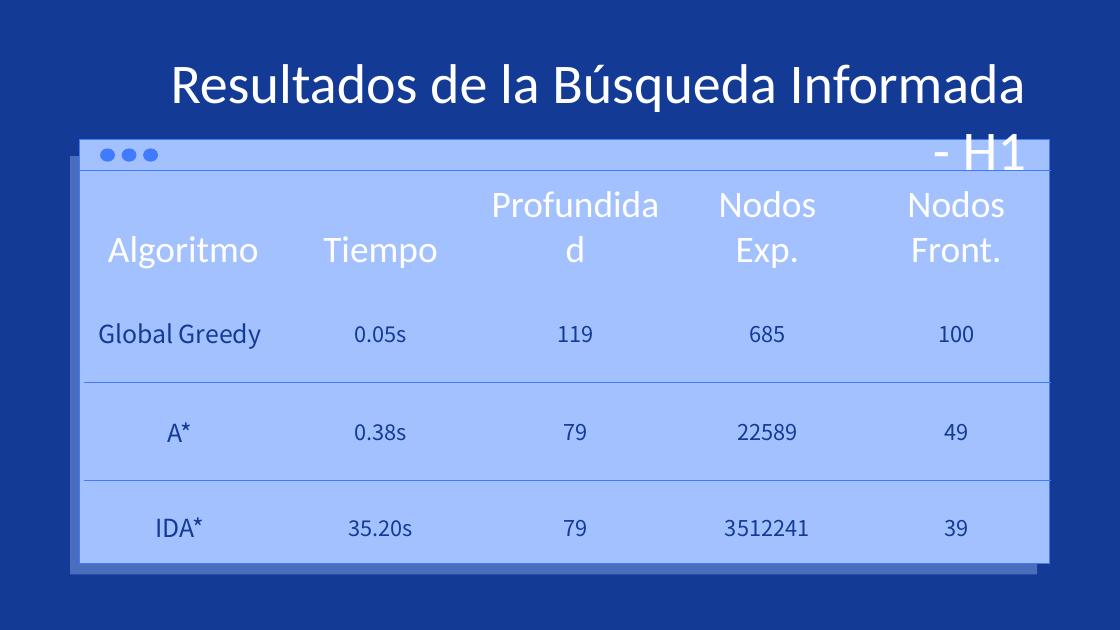
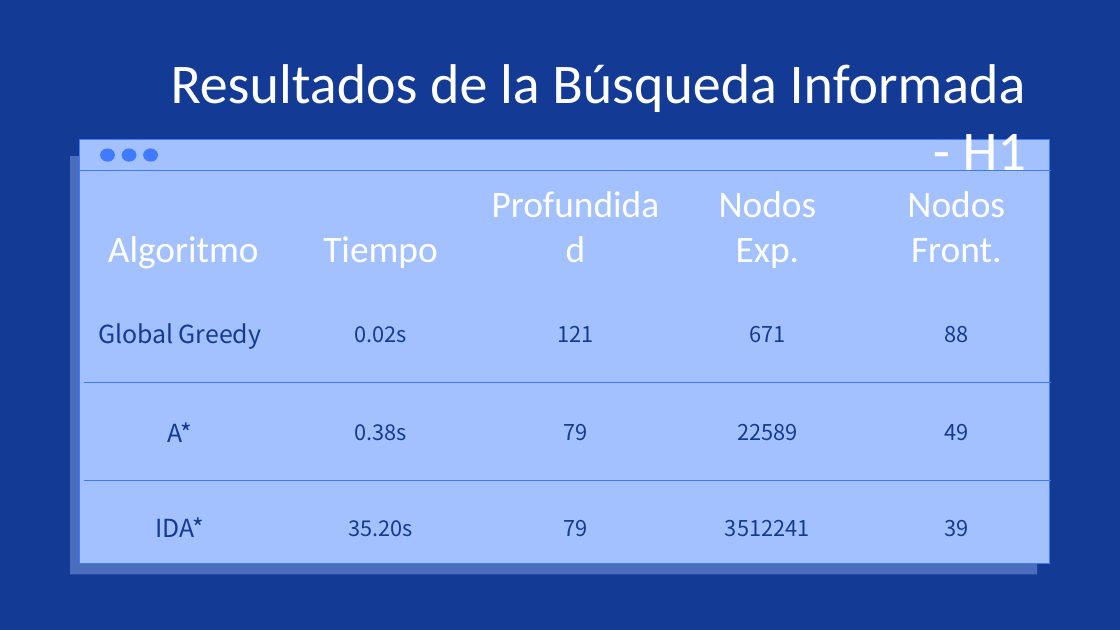
Before and after one commit to tpuig99/SIA, a slide deck: slide 9 of TP1/TP1.pptx. Drawn at 1120x630 pixels with LibreOffice and Linux fonts; fonts in the diff are those of the drawing. Boxes give left, top, right and bottom in pixels: in the first picture for what was removed or moved away, otherwise in the second. Text is boxed around its words. In the diff, an @@ line names an element or a change of style, - is before the commit and + after.

```diff
--- a/TP1/TP1.pptx
+++ b/TP1/TP1.pptx
@@ table at (84, 170, 1052, 541) @@
-row 2: Global Greedy | 0.05s | 119 | 685 | 100
+row 2: Global Greedy | 0.02s | 121 | 671 | 88
```
Also in this commit, not shown: 7 other slides changed, 1 other file.
